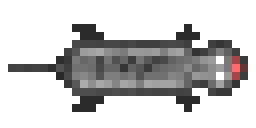
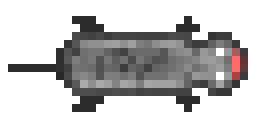
Layer changes from the first 256px x 128px image to the second:
removed layer "Layer 2" over [8, 40, 248, 72]
removed layer "Layer 3" over [72, 24, 200, 72]
added layer "Layer 5" above "Layer 4" over [56, 32, 248, 72]
added layer "Layer 4" over [8, 16, 200, 72]
